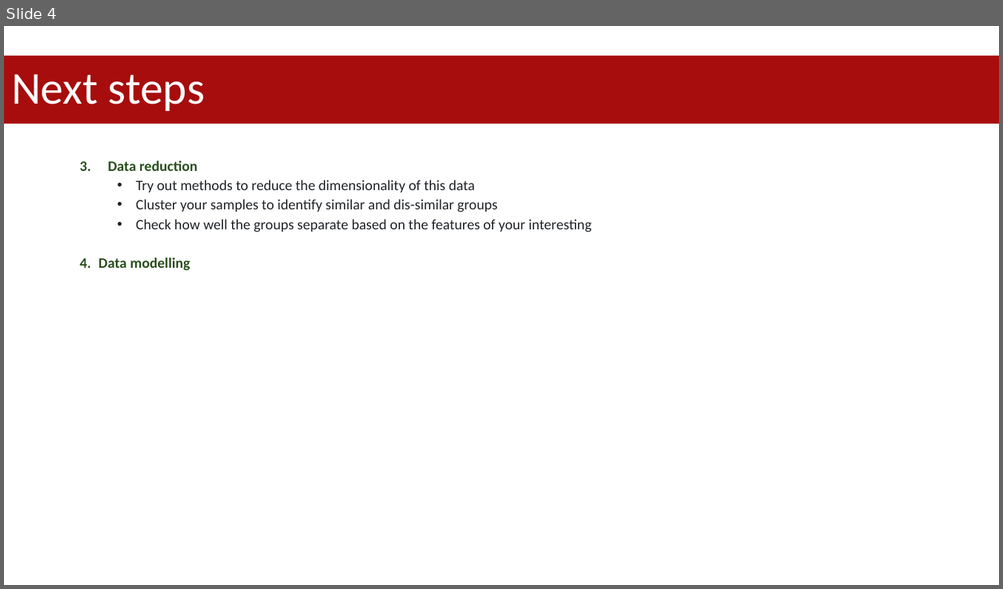
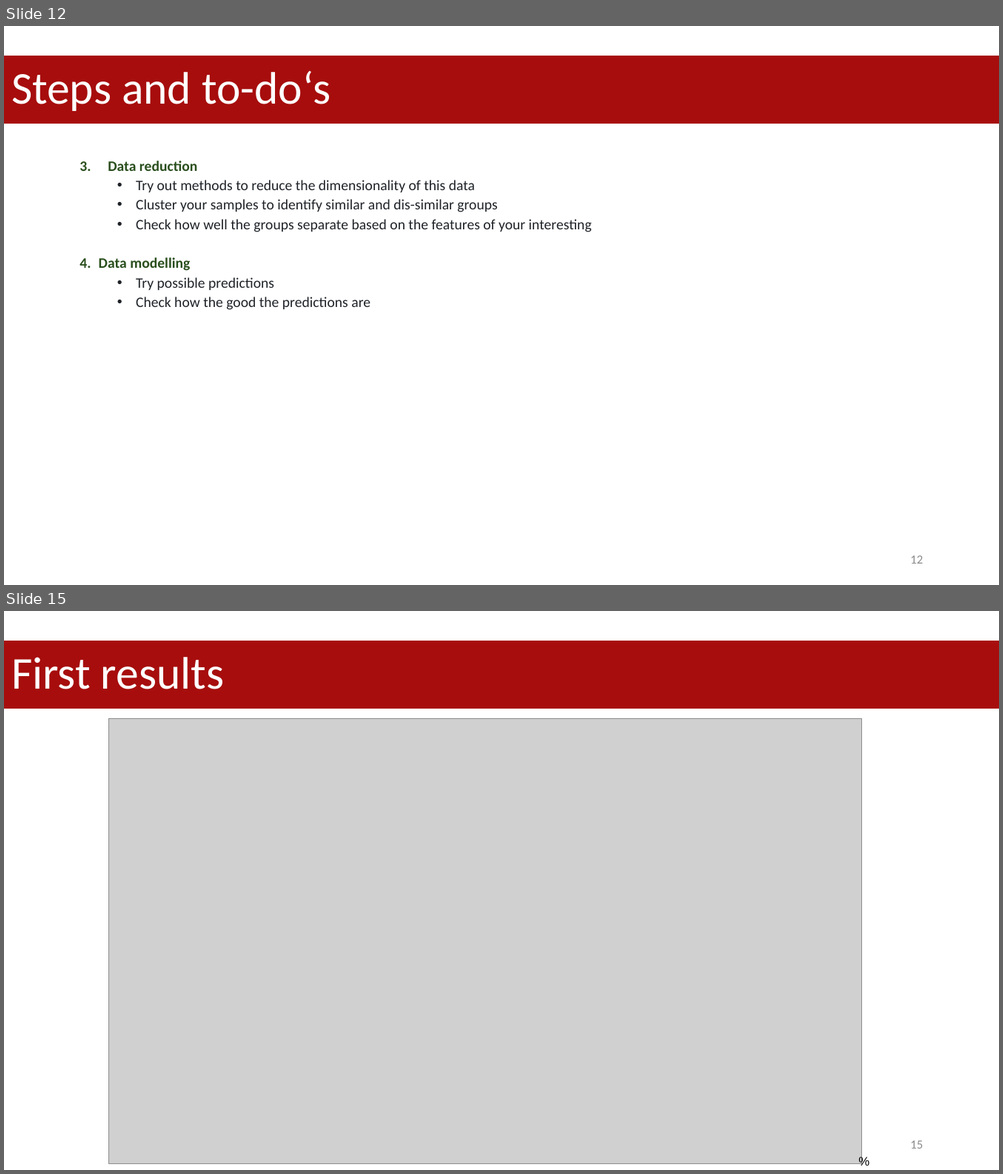
Before and after one commit to datascience-mobi-2023/topic05_team02, a slide deck: project proposal.pptx. Shown one above the other, each under a label of ours: slide 4 before the commit, slides 12 and 15 after it; the slides between them are not shown. The pictures are 1003x589 and 1003x1174 pixels, drawn with LibreOffice and Linux fonts; fonts in the diff are those of the drawing; grey boxes stand for pictures. Boxes give left, top, right and bottom in pixels: in the first picture for what was removed or moved away, otherwise in the second. Text is boxed around its words. In the diff, an @@ line names an element or a change of style, - is before the commit and + after.

```diff
--- a/project proposal.pptx
+++ b/project proposal.pptx
@@ slide 15 added at box(4, 611, 999, 1170), background #FFFFFF @@
@@ title added at box(4, 641, 999, 709), fill #A70D0D, 44 pt, text #FFFFFF @@
+First results
@@ picture added at box(108, 718, 861, 1165) @@
@@ page number added at box(910, 1141, 922, 1149), 12 pt, text #8C8C8C @@
+15
@@ text added at box(851, 1150, 877, 1170), 12 pt, text #000000 @@
+%
@@ what was slide 4 is now slide 12 @@
@@ slide 12 changed as well @@
@@ title at box(11, 70, 330, 111): text changed @@
-Next steps
+Steps and to-do‘s
@@ text at box(136, 278, 370, 310): paragraphs added @@
+  • Try possible predictions
+  • Check how the good the predictions are
@@ page number added at box(910, 556, 922, 564), 12 pt, text #8C8C8C @@
+12
```
Also in this commit, not shown: 9 other slides changed, 5 other slides added, 5 slides removed.
